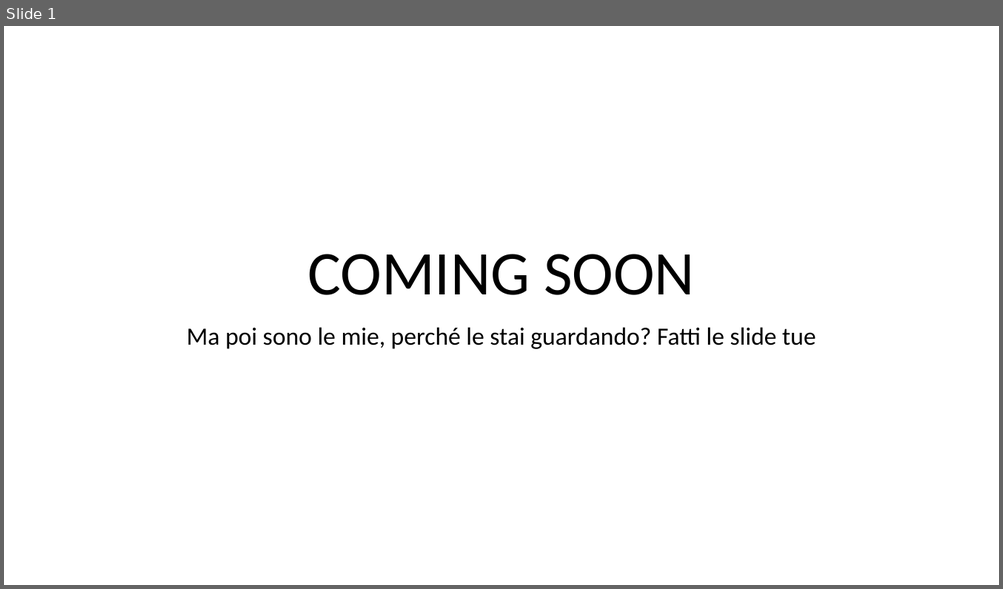
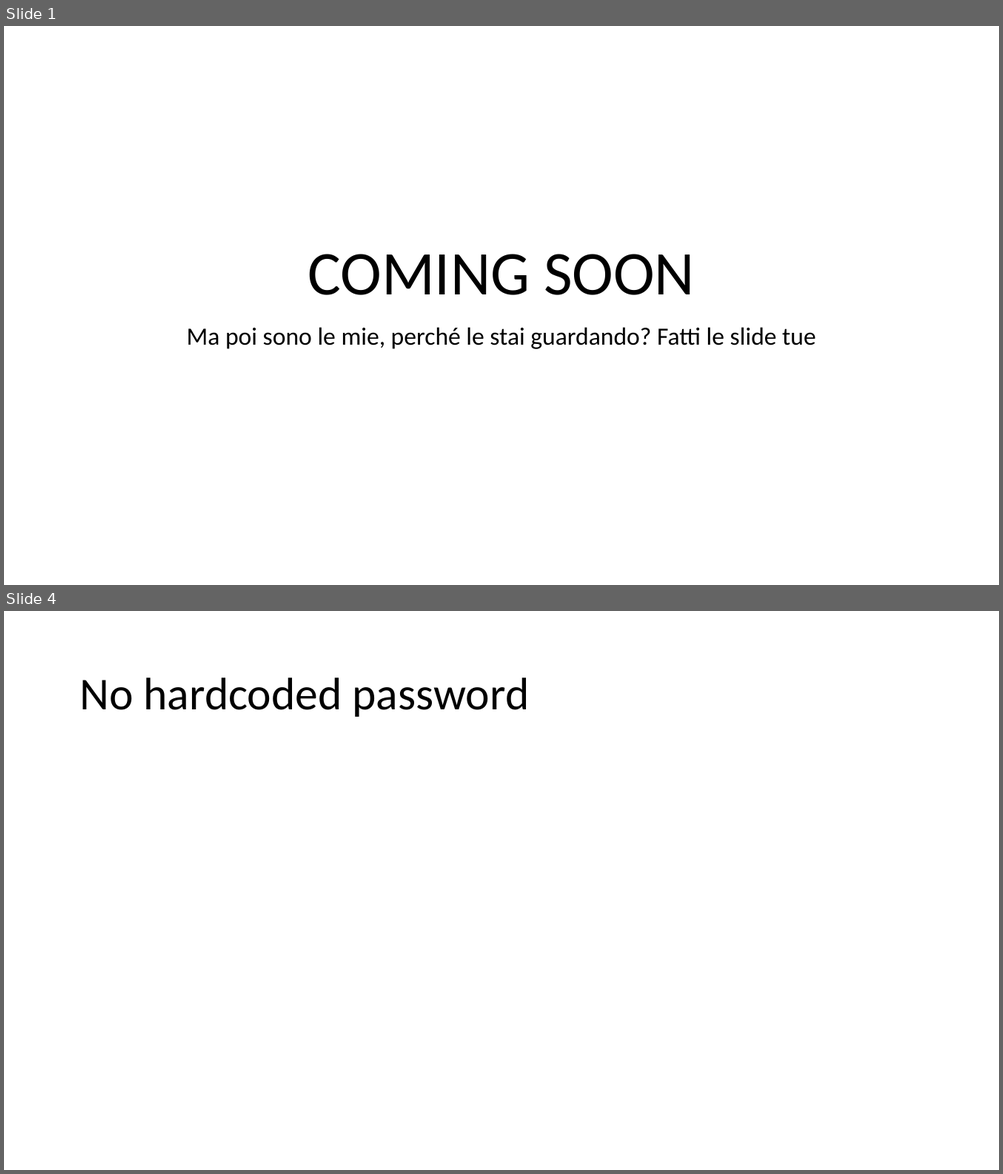
Before and after one commit to fparricelli/Encrypted-data-exchange-between-two-Arduino-boards-using-Symmetric-Encryption, a slide deck: Documentazione e cose così/Slide_concettuali_Luca.pptx. Shown one above the other, each under a label of ours: slide 1 before the commit, slides 1 and 4 after it; the slides between them are not shown. The pictures are 1003x589 and 1003x1174 pixels, drawn with LibreOffice and Linux fonts; fonts in the diff are those of the drawing. Boxes give left, top, right and bottom in pixels: in the first picture for what was removed or moved away, otherwise in the second. Text is boxed around its words. In the diff, an @@ line names an element or a change of style, - is before the commit and + after.

```diff
--- a/Documentazione e cose così/Slide_concettuali_Luca.pptx
+++ b/Documentazione e cose così/Slide_concettuali_Luca.pptx
@@ slide 4 added at (4,611,999,1170), background #FFFFFF @@
@@ title added at (79,678,529,717), 44 pt, text #000000 @@
+No hardcoded password
```
Also in this commit, not shown: 8 other slides added, 10 other files.
